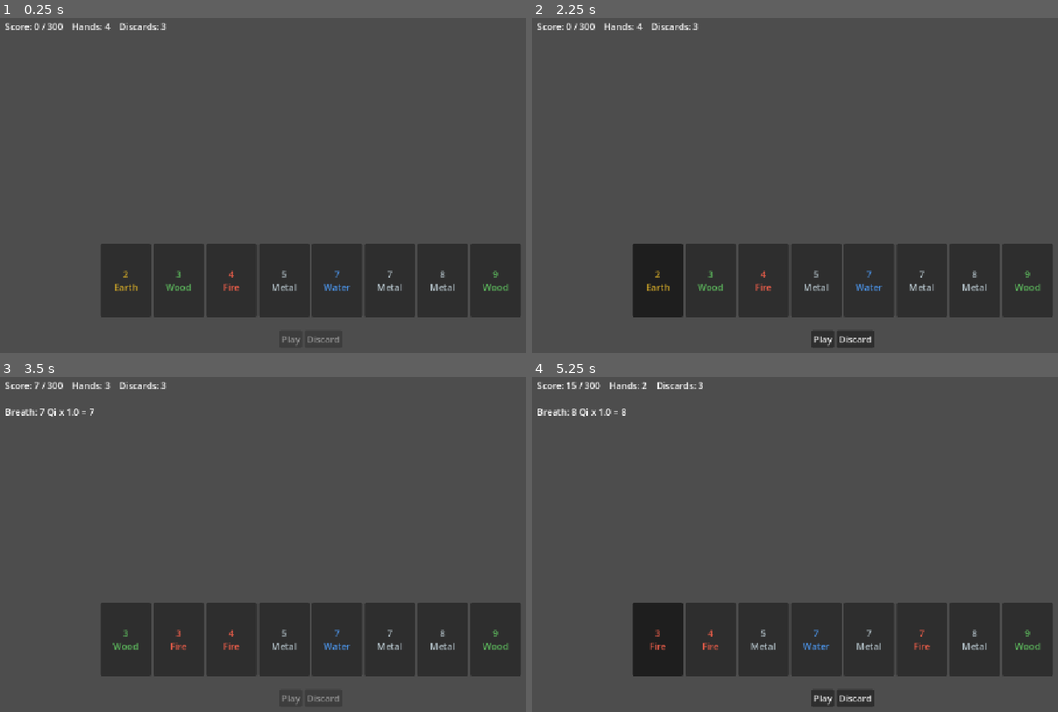
Above: before the commit, frames 1-4 (two rows, left to right).
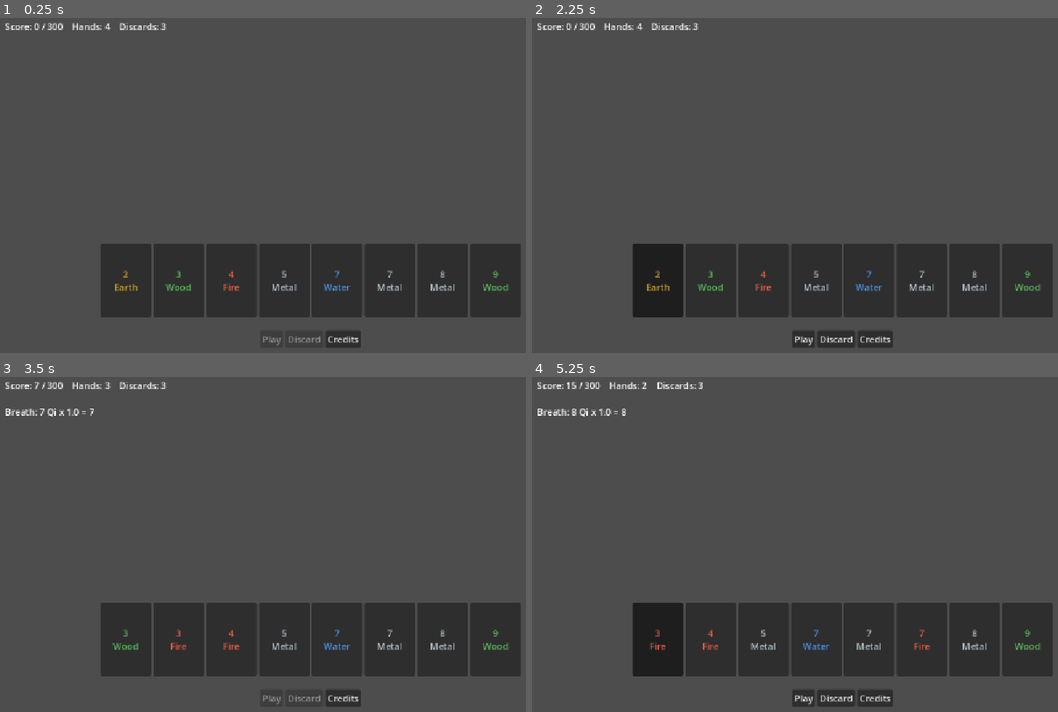
Above: after the commit, the same moments.

Repository: BazeOnigiri/deckbuilder-cultivation
Game: Godot game, scene res://ui/round/round_screen.tscn
Same seed, same stepped clock (60 frames per second), same inputs: the game is played once before the commit and once after it.
Inputs (mouse positions are in pixels of both pictures, inside the frame that each line leads up to):
- Up to frame 1 (0.25 s): no input
- Up to frame 2 (2.25 s): click (873, 339) at 0.5 s, where only the run after the commit has a clickable "Credits"; click (842, 299) at 1.25 s, where only the run after the commit has a clickable "OK"; click "2 Earth" at 2 s
- Up to frame 3 (3.5 s): click "Play" at 2.75 s
- Up to frame 4 (5.25 s): click "3 Wood" at 3.5 s; click "Play" at 4.25 s; click "3 Fire" at 5 s

The runs differ from the first frame. In frame 1, 0.3% of the frame differs, in the area x 50-69%, y 93-99%; in frame 2, 0.5%, in the area x 49-69%, y 93-99%; in frame 3, 0.3%; in frame 4, 0.5%.

Commit message:
feat(ui): affiche les credits et la licence de Godot

Diff:
--- a/localization/textes.csv
+++ b/localization/textes.csv
@@ -23,3 +23,5 @@
 UI_RESTART,Rejouer,Play again
 UI_ROUND_WON,Goulot franchi !,Bottleneck broken!
 UI_ROUND_LOST,Échec de la percée.,Breakthrough failed.
+UI_CREDITS,Crédits,Credits
+UI_CREDITS_INTRO,Ce jeu utilise le moteur Godot (godotengine.org).,This game uses the Godot Engine (godotengine.org).
--- a/ui/round/round_screen.gd
+++ b/ui/round/round_screen.gd
@@ -16,7 +16,7 @@
 @onready var _play_button: Button = %PlayButton
 @onready var _discard_button: Button = %DiscardButton
 @onready var _restart_button: Button = %RestartButton
-
+@onready var _credits_button: Button = %CreditsButton
 
 func _ready() -> void:
 	_rules = load(RULES_PATH)
@@ -29,6 +29,7 @@
 	_play_button.pressed.connect(_on_play_pressed)
 	_discard_button.pressed.connect(_on_discard_pressed)
 	_restart_button.pressed.connect(func() -> void: get_tree().reload_current_scene())
+	_credits_button.pressed.connect(_show_credits)
 	_restart_button.hide()
 	_round.start()
 	_refresh()
@@ -83,3 +84,16 @@
 func _on_finished(won: bool) -> void:
 	_last_hand.text += "\n" + tr("UI_ROUND_WON" if won else "UI_ROUND_LOST")
 	_restart_button.show()
+
+## La licence MIT de Godot exige que son texte accompagne le jeu publie.
+func _show_credits() -> void:
+	var dialog := AcceptDialog.new()
+	dialog.title = tr("UI_CREDITS")
+	var text := RichTextLabel.new()
+	text.custom_minimum_size = Vector2(600, 400)
+	text.text = tr("UI_CREDITS_INTRO") + "\n\n" + Engine.get_license_text()
+	dialog.add_child(text)
+	dialog.confirmed.connect(dialog.queue_free)
+	dialog.canceled.connect(dialog.queue_free)
+	add_child(dialog)
+	dialog.popup_centered()
--- a/ui/round/round_screen.tscn
+++ b/ui/round/round_screen.tscn
@@ -59,3 +59,8 @@
 unique_name_in_owner = true
 layout_mode = 2
 text = "UI_RESTART"
+
+[node name="CreditsButton" type="Button" parent="Margin/Layout/Actions"]
+unique_name_in_owner = true
+layout_mode = 2
+text = "UI_CREDITS"
Binary file changed: localization/textes.en.translation
Binary file changed: localization/textes.fr.translation
